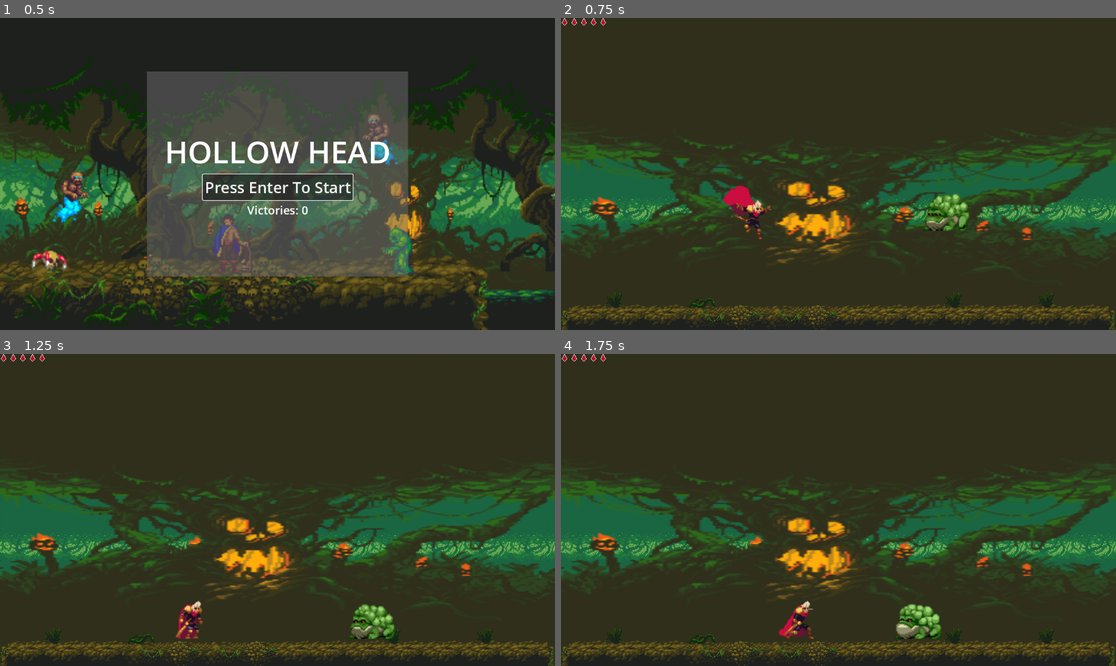
Above: before the commit, frames 1-4 (two rows, left to right).
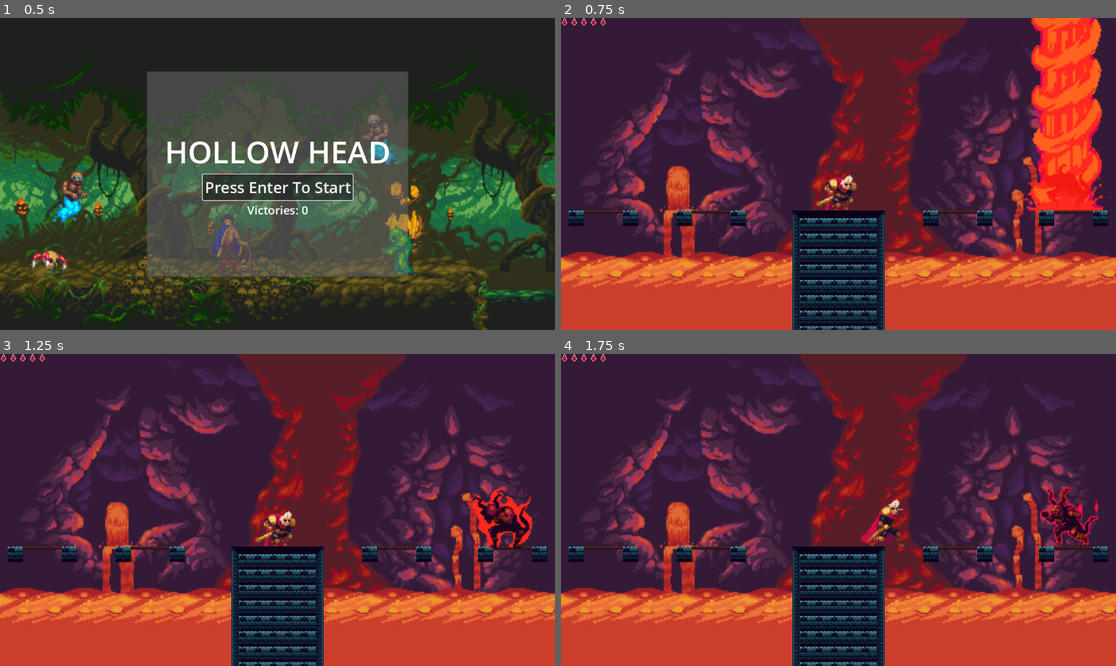
Above: after the commit, the same moments.

Repository: BenJenkyn/interactive-media-final-project
Game: Godot game, scene res://scenes/main.tscn
The game is run twice, just before and just after one commit, with the same random seed, the same clock (stepped at 60 frames per second) and the same inputs.
Inputs:
- Up to frame 1 (0.5 s): no input
- Up to frame 2 (0.75 s): click "Press Enter To Start" at 0.5 s
- Up to frame 3 (1.25 s): no input
- Up to frame 4 (1.75 s): hold D (move_right) from 1.28 s (still down); tap Space (attack) at 1.35 s; tap Up (jump) at 1.52 s

Frame 1 is identical in both runs. In frame 2, 100% of the frame differs, in the area x 0-100%, y 0-100%; in frame 3, 100%; in frame 4, 100%.

Commit message:
Add enemy health warnings and tweak combat
Add in-world health warning labels for Beast and Dragon and display animated warnings at 50%, 25%, and 10% health. Beast: increased max_health, added fireball burst (fireballs_per_attack, time_between_fireballs) and switched attack spawn to use burst timing; adjusted teleport signal offset and teleport animation defaults; added health warning logic, tweening, and cleanup on death. Dragon: increased max_health, added health warning label, logic and positioning updates with tweening; ensure label follows global position. Fireball: increased life_time to 6s and start animation on spawn. Scenes: updated several .tscn values (scales, animation durations/frame_progress, positions, visibility defaults, and spawn_effect scale). Main menu now starts LEVEL3. Misc: minor collision/teleport point position adjustments and other small scene property tweaks.

Diff:
--- a/hollow-head/scenes/levels/level3.tscn
+++ b/hollow-head/scenes/levels/level3.tscn
@@ -63,7 +63,7 @@
 collision_mask = 18
 
 [node name="Beast" parent="." instance=ExtResource("6_frjko")]
-position = Vector2(836, 320)
+position = Vector2(1065, 332.00003)
 teleport_points_path = NodePath("../TeleportPoints")
 
 [node name="Hud" parent="." instance=ExtResource("1_sru4k")]
@@ -89,7 +89,7 @@
 position = Vector2(86, 397)
 
 [node name="Point2" type="Marker2D" parent="TeleportPoints"]
-position = Vector2(311, 398)
+position = Vector2(317, 396)
 
 [node name="Point3" type="Marker2D" parent="TeleportPoints"]
 position = Vector2(577, 398)
--- a/hollow-head/scenes/levels/main_menu.gd
+++ b/hollow-head/scenes/levels/main_menu.gd
@@ -16,4 +16,4 @@
 	pass
 
 func _on_start_pressed():
-	level_state.change_state(level_state.LevelStateEnum.LEVEL1)
+	level_state.change_state(level_state.LevelStateEnum.LEVEL3)
--- a/hollow-head/scenes/player/beast.tscn
+++ b/hollow-head/scenes/player/beast.tscn
@@ -35,7 +35,7 @@
 "duration": 1.0,
 "texture": ExtResource("3_ykx7s")
 }, {
-"duration": 1.0,
+"duration": 5.0,
 "texture": ExtResource("4_v7uo1")
 }],
 "loop": false,
@@ -193,12 +193,21 @@
 }]
 
 [node name="Beast" type="CharacterBody2D" groups=["enemy"]]
-scale = Vector2(3, 3)
+scale = Vector2(2.5, 2.5)
 collision_layer = 512
 collision_mask = 16
 script = ExtResource("1_0vgns")
 projectile_scene = ExtResource("2_ykx7s")
 
+[node name="HealthWarningLabel" type="Label" parent="."]
+offset_left = -45.666668
+offset_top = -58.666664
+offset_right = -44.666668
+offset_bottom = -30.666664
+theme_override_colors/font_color = Color(1, 1, 1, 1)
+theme_override_font_sizes/font_size = 10
+horizontal_alignment = 1
+
 [node name="CollisionShape2D" type="CollisionShape2D" parent="."]
 position = Vector2(0, 2)
 shape = SubResource("CapsuleShape2D_h08qo")
@@ -207,6 +216,8 @@
 position = Vector2(-3, -53)
 sprite_frames = SubResource("SpriteFrames_yrivk")
 animation = &"attack"
+frame = 3
+frame_progress = 1.0
 
 [node name="Hurtbox" type="Area2D" parent="."]
 position = Vector2(3.0000002, -2)
@@ -221,6 +232,7 @@
 position = Vector2(-17, 0)
 
 [node name="TeleportOutEffect" type="AnimatedSprite2D" parent="."]
+visible = false
 position = Vector2(2.6666667, -51)
 sprite_frames = SubResource("SpriteFrames_wyhit")
 animation = &"teleport_out"
@@ -228,6 +240,7 @@
 frame_progress = 1.0
 
 [node name="TeleportInEffect" type="AnimatedSprite2D" parent="."]
+visible = false
 position = Vector2(3, -51.333336)
 sprite_frames = SubResource("SpriteFrames_mqdh4")
 animation = &"teleport_in"
@@ -253,7 +266,7 @@
 disabled = true
 
 [node name="Teleportsignal" type="AnimatedSprite2D" parent="."]
-position = Vector2(0.6666666, 3.3333335)
+position = Vector2(0.8, 4)
 sprite_frames = SubResource("SpriteFrames_88diw")
 animation = &"signal"
 frame_progress = 0.33037916
--- a/hollow-head/scenes/player/dragon.tscn
+++ b/hollow-head/scenes/player/dragon.tscn
@@ -271,6 +271,15 @@
 collision_mask = 16
 script = ExtResource("1_n5a5n")
 
+[node name="HealthWarningLabel" type="Label" parent="."]
+offset_left = -47.0
+offset_top = -69.0
+offset_right = -46.0
+offset_bottom = -41.0
+theme_override_colors/font_color = Color(1, 1, 1, 1)
+theme_override_font_sizes/font_size = 13
+horizontal_alignment = 1
+
 [node name="CollisionShape2D" type="CollisionShape2D" parent="."]
 position = Vector2(-14, 1)
 shape = SubResource("CapsuleShape2D_47cfb")
@@ -278,7 +287,6 @@
 [node name="Idle" type="AnimatedSprite2D" parent="."]
 sprite_frames = SubResource("SpriteFrames_wi5n2")
 animation = &"idle"
-frame_progress = 0.85304433
 offset = Vector2(0, -9)
 
 [node name="BigAttack" type="AnimatedSprite2D" parent="."]
--- a/hollow-head/scenes/player/fireball.tscn
+++ b/hollow-head/scenes/player/fireball.tscn
@@ -35,6 +35,7 @@
 scale = Vector2(3, 3)
 sprite_frames = SubResource("SpriteFrames_fyjsl")
 animation = &"fireball"
+frame_progress = 0.20473605
 
 [node name="CollisionShape2D" type="CollisionShape2D" parent="."]
 position = Vector2(5, 0)
--- a/hollow-head/scenes/player/spawn_effect.tscn
+++ b/hollow-head/scenes/player/spawn_effect.tscn
@@ -54,7 +54,7 @@
 }]
 
 [node name="SpawnEffect" type="Node2D"]
-scale = Vector2(3, 3)
+scale = Vector2(2.6, 2.6)
 script = ExtResource("1_netid")
 
 [node name="AnimatedSprite2D" type="AnimatedSprite2D" parent="."]
--- a/hollow-head/scripts/beast.gd
+++ b/hollow-head/scripts/beast.gd
@@ -9,9 +9,12 @@
 @export var teleport_points_path: NodePath
 @export var teleport_damage_amount: int = 1
 @export var teleport_signal_time: float = 0.5
-@export var teleport_in_signal_time: float = 0.4
-
-@export var max_health: int = 2
+@export var teleport_in_signal_time: float = 0.7
+
+@export var fireballs_per_attack: int = 3
+@export var time_between_fireballs: float = 0.25
+
+@export var max_health: int = 10
 
 @onready var anim: AnimatedSprite2D = $AnimatedSprite2D
 @onready var projectile_spawn: Marker2D = $ProjectileSpawn
@@ -25,6 +28,7 @@
 @onready var teleport_in_damage_shape: CollisionShape2D = $TeleportInDamage/CollisionShape2D
 
 @onready var hurtbox: Area2D = $Hurtbox
+@onready var health_warning_label: Label = $HealthWarningLabel
 
 var target: Node2D = null
 var facing: float = 1.0
@@ -41,6 +45,12 @@
 var current_health: int = 0
 var is_dead: bool = false
 
+var health_warning_start_pos: Vector2
+var shown_50_percent: bool = false
+var shown_25_percent: bool = false
+var shown_10_percent: bool = false
+var warning_tween: Tween = null
+
 func _ready() -> void:
 	current_health = max_health
 
@@ -60,6 +70,12 @@
 	teleport_signal.visible = false
 	teleport_out_damage_shape.disabled = true
 	teleport_in_damage_shape.disabled = true
+
+	health_warning_start_pos = health_warning_label.position
+	health_warning_label.text = ""
+	health_warning_label.visible = false
+	health_warning_label.modulate = Color(1, 1, 1, 1)
+	health_warning_label.scale = Vector2(1, 1)
 
 	anim.play("idle")
 	attack_timer = attack_cooldown
@@ -103,8 +119,8 @@
 
 	if is_attacking and not is_teleporting:
 		if anim.animation == "attack" and anim.frame >= shoot_frame and not has_shot:
-			spawn_fireball()
 			has_shot = true
+			fireball_burst()
 
 	move_and_slide()
 
@@ -165,7 +181,7 @@
 	teleport_out_effect.visible = false
 	teleport_out_damage_shape.disabled = true
 
-	teleport_signal.global_position = pending_teleport_position + Vector2(0, -60)
+	teleport_signal.global_position = pending_teleport_position + Vector2(0, -50)
 	teleport_signal.visible = true
 	teleport_signal.play("signal")
 
@@ -194,6 +210,21 @@
 	is_teleporting = false
 	start_attack()
 
+func fireball_burst() -> void:
+	_fireball_burst_async()
+
+func _fireball_burst_async() -> void:
+	var shot_count: int = max(1, fireballs_per_attack)
+
+	for i in range(shot_count):
+		if is_dead:
+			return
+
+		spawn_fireball()
+
+		if i < shot_count - 1:
+			await get_tree().create_timer(time_between_fireballs).timeout
+
 func spawn_fireball() -> void:
 	if projectile_scene == null:
 		return
@@ -242,6 +273,21 @@
 		return
 
 	current_health -= amount
+
+	var health_percent: float = float(current_health) / float(max_health)
+
+	if health_percent <= 0.5 and not shown_50_percent:
+		shown_50_percent = true
+		_show_health_warning("50% HEALTH")
+
+	if health_percent <= 0.25 and not shown_25_percent:
+		shown_25_percent = true
+		_show_health_warning("25% HEALTH")
+
+	if health_percent <= 0.10 and not shown_10_percent:
+		shown_10_percent = true
+		_show_health_warning("10% HEALTH")
+
 	print("Beast health: ", current_health)
 
 	anim.modulate = Color(1, 0.3, 0.3)
@@ -252,6 +298,38 @@
 
 	if current_health <= 0:
 		die()
+
+func _show_health_warning(text_to_show: String) -> void:
+	health_warning_label.text = text_to_show
+	health_warning_label.visible = true
+	health_warning_label.modulate = Color(1, 1, 1, 1)
+	health_warning_label.scale = Vector2(1.5, 1.5)
+	health_warning_label.position = health_warning_start_pos
+
+	if warning_tween != null:
+		warning_tween.kill()
+
+	warning_tween = create_tween()
+	warning_tween.tween_property(
+		health_warning_label,
+		"position",
+		health_warning_start_pos + Vector2(0, -20),
+		1.5
+	)
+	warning_tween.parallel().tween_property(
+		health_warning_label,
+		"modulate:a",
+		0.0,
+		1.5
+	)
+
+	await warning_tween.finished
+
+	if not is_dead:
+		health_warning_label.visible = false
+		health_warning_label.modulate = Color(1, 1, 1, 1)
+		health_warning_label.position = health_warning_start_pos
+		health_warning_label.scale = Vector2(1, 1)
 
 func die() -> void:
 	is_dead = true
@@ -260,6 +338,7 @@
 	teleport_signal.visible = false
 	teleport_out_damage_shape.disabled = true
 	teleport_in_damage_shape.disabled = true
+	health_warning_label.visible = false
 	queue_free()
 	level_state.change_state(level_state.LevelStateEnum.VICTORY_SCREEN)
 
--- a/hollow-head/scripts/dragon.gd
+++ b/hollow-head/scripts/dragon.gd
@@ -15,7 +15,7 @@
 @export var top_limit_y: float = 80.0
 @export var start_facing_left: bool = true
 
-@export var max_health: int = 2
+@export var max_health: int = 10
 @export var big_attack_damage: int = 1
 @export var small_attack_damage: int = 1
 
@@ -47,6 +47,8 @@
 
 @onready var small_hitbox: Area2D = $SmallHitbox
 @onready var small_hitbox_shape: CollisionShape2D = $SmallHitbox/CollisionShape2D
+
+@onready var health_warning_label: Label = $HealthWarningLabel
 
 var state: State = State.IDLE
 var move_direction: Vector2 = Vector2.RIGHT
@@ -62,6 +64,12 @@
 var big_attack_hit_targets: Array[Node] = []
 var small_attack_hit_targets: Array[Node] = []
 
+var health_warning_offset: Vector2
+var shown_50_percent: bool = false
+var shown_25_percent: bool = false
+var shown_10_percent: bool = false
+var warning_tween: Tween = null
+
 func _ready() -> void:
 	randomize()
 	health = max_health
@@ -75,6 +83,14 @@
 	small_hitbox.body_entered.connect(_on_small_hitbox_body_entered)
 	small_hitbox.area_entered.connect(_on_small_hitbox_area_entered)
 
+	health_warning_offset = health_warning_label.position
+	health_warning_label.top_level = true
+	health_warning_label.text = ""
+	health_warning_label.visible = false
+	health_warning_label.modulate = Color(1, 1, 1, 1)
+	health_warning_label.scale = Vector2(1, 1)
+	_update_warning_label_position()
+
 	reset_direction_timer()
 	reset_attack_timer()
 	_change_state(State.IDLE)
@@ -84,6 +100,9 @@
 	if is_dead:
 		return
 
+	if health_warning_label.visible:
+		_update_warning_label_position()
+
 	match state:
 		State.IDLE:
 			_process_idle(delta)
@@ -101,6 +120,9 @@
 
 	move_and_slide()
 	_enforce_bounds()
+
+	if health_warning_label.visible:
+		_update_warning_label_position()
 
 func _assign_nearest_waypoint() -> void:
 	var waypoints := get_tree().get_nodes_in_group("waypoints")
@@ -192,6 +214,7 @@
 			_set_hitbox(hurtbox, hurtbox_shape, false)
 			_set_hitbox(big_hitbox, big_hitbox_shape, false)
 			_set_hitbox(small_hitbox, small_hitbox_shape, false)
+			health_warning_label.visible = false
 			queue_free()
 			level_state.change_state(level_state.LevelStateEnum.LEVEL3)
 
@@ -208,7 +231,7 @@
 		var attack_choice: State = State.HIGH_DASH_ATTACK
 
 		if player != null:
-			var distance_to_player := global_position.distance_to(player.global_position)
+			var distance_to_player: float = global_position.distance_to(player.global_position)
 			if distance_to_player < close_attack_range and randf() < 0.5:
 				attack_choice = State.CLOSE_ATTACK
 
@@ -334,10 +357,26 @@
 		return
 
 	health -= amount
+
+	var health_percent: float = float(health) / float(max_health)
+
+	if health_percent <= 0.5 and not shown_50_percent:
+		shown_50_percent = true
+		_show_health_warning("50% HEALTH")
+
+	if health_percent <= 0.25 and not shown_25_percent:
+		shown_25_percent = true
+		_show_health_warning("25% HEALTH")
+
+	if health_percent <= 0.10 and not shown_10_percent:
+		shown_10_percent = true
+		_show_health_warning("10% HEALTH")
+
 	print("Dragon health: ", health)
 
 	idle_sprite.modulate = Color(1, 0.3, 0.3)
 	high_dash_attack_sprite.modulate = Color(1, 0.3, 0.3)
+
 	await get_tree().create_timer(0.1).timeout
 
 	if not is_dead:
@@ -347,6 +386,47 @@
 	if health <= 0:
 		is_dead = true
 		_change_state(State.DEAD)
+
+func _show_health_warning(text_to_show: String) -> void:
+	health_warning_label.text = text_to_show
+	health_warning_label.visible = true
+	health_warning_label.modulate = Color(1, 1, 1, 1)
+	health_warning_label.scale = Vector2(1.5, 1.5)
+
+	if warning_tween != null:
+		warning_tween.kill()
+
+	_update_warning_label_position()
+
+	var start_pos: Vector2 = global_position + health_warning_offset
+	var end_pos: Vector2 = start_pos + Vector2(0.0, -20.0)
+
+	health_warning_label.global_position = start_pos
+
+	warning_tween = create_tween()
+	warning_tween.tween_property(
+		health_warning_label,
+		"global_position",
+		end_pos,
+		1.5
+	)
+	warning_tween.parallel().tween_property(
+		health_warning_label,
+		"modulate:a",
+		0.0,
+		1.5
+	)
+
+	await warning_tween.finished
+
+	if not is_dead:
+		health_warning_label.visible = false
+		health_warning_label.modulate = Color(1, 1, 1, 1)
+		health_warning_label.scale = Vector2(1, 1)
+		_update_warning_label_position()
+
+func _update_warning_label_position() -> void:
+	health_warning_label.global_position = global_position + health_warning_offset
 
 func _damage_node_once(target: Node, damage: int, hit_list: Array[Node]) -> void:
 	if target == null:
--- a/hollow-head/scripts/fireball.gd
+++ b/hollow-head/scripts/fireball.gd
@@ -1,8 +1,10 @@
 extends Area2D
 
 @export var speed: float = 220.0
-@export var life_time: float = 3.0
+@export var life_time: float = 6.0
 @export var damage: int = 1
+
+@onready var fireball_animation = $AnimatedSprite2D
 
 var direction: float = 1.0
 var has_hit: bool = false
@@ -10,6 +12,7 @@
 func _ready() -> void:
 	body_entered.connect(_on_body_entered)
 	area_entered.connect(_on_area_entered)
+	fireball_animation.play()
 
 func _physics_process(delta: float) -> void:
 	if has_hit:
